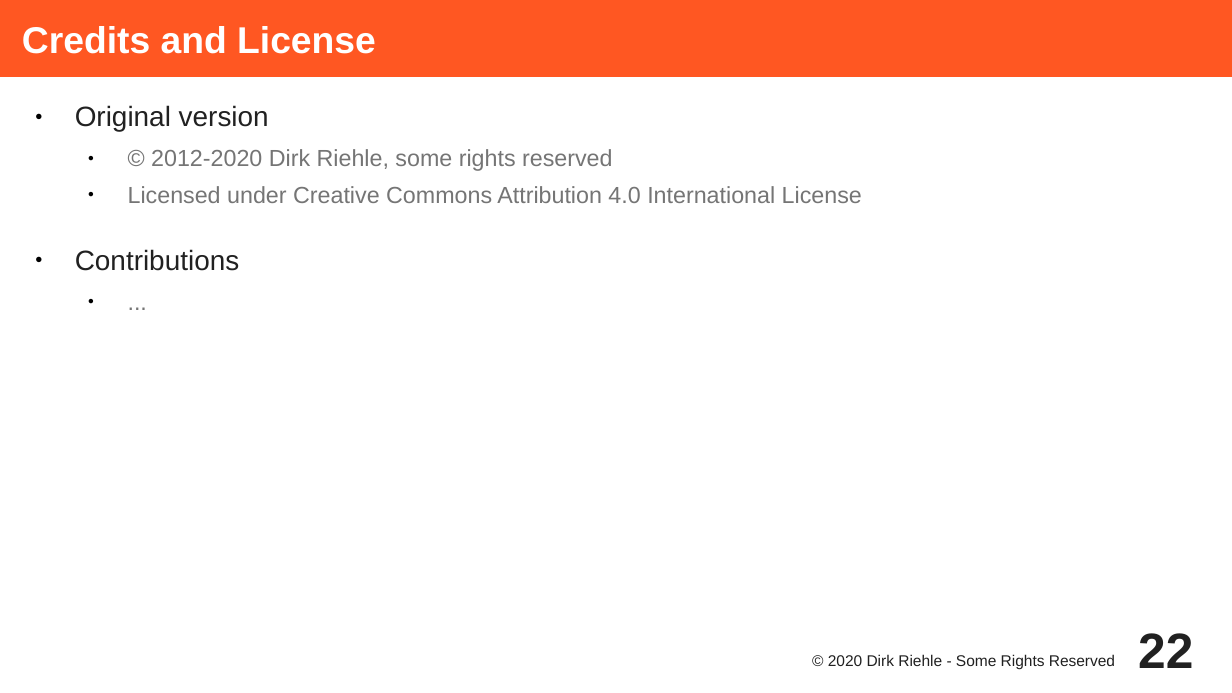
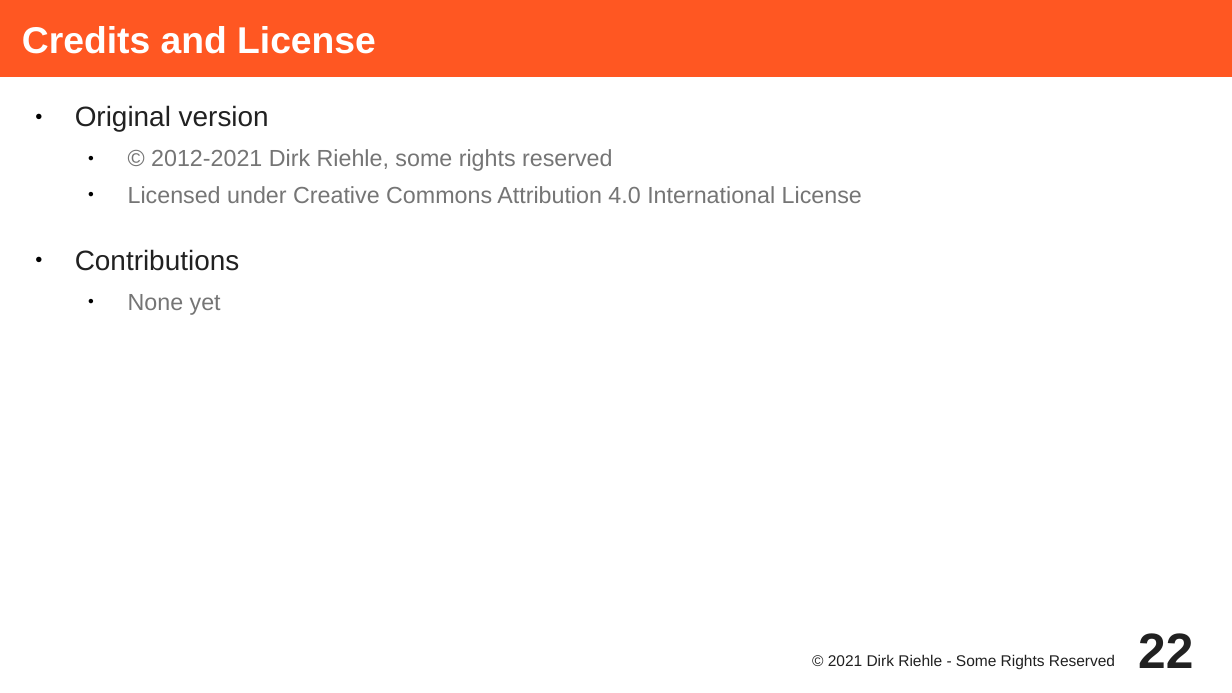
Before and after one commit to dirkriehle/adap-course, a slide deck: slide 22 of Lecture Slides/ADAP C02 - Method Properties.odp. Drawn at 1232x693 pixels with LibreOffice and Linux fonts; fonts in the diff are those of the drawing. Boxes give left, top, right and bottom in pixels: in the first picture for what was removed or moved away, otherwise in the second. Text is boxed around its words. In the diff, an @@ line names an element or a change of style, - is before the commit and + after.

```diff
--- a/Lecture Slides/ADAP C02 - Method Properties.odp
+++ b/Lecture Slides/ADAP C02 - Method Properties.odp
@@ text at (x1=151, y1=149, x2=613, y2=171): text changed @@
-  ● © 2012-2020 Dirk Riehle, some rights reserved
+  ● © 2012-2021 Dirk Riehle, some rights reserved
@@ text at (x1=128, y1=294, x2=221, y2=315): text changed @@
-  ● ...
+  ● None yet
@@ text at (x1=828, y1=654, x2=1115, y2=670): text changed @@
-© 2020 Dirk Riehle - Some Rights Reserved
+© 2021 Dirk Riehle - Some Rights Reserved
```
Also in this commit, not shown: 20 other slides changed, 37 other files.
